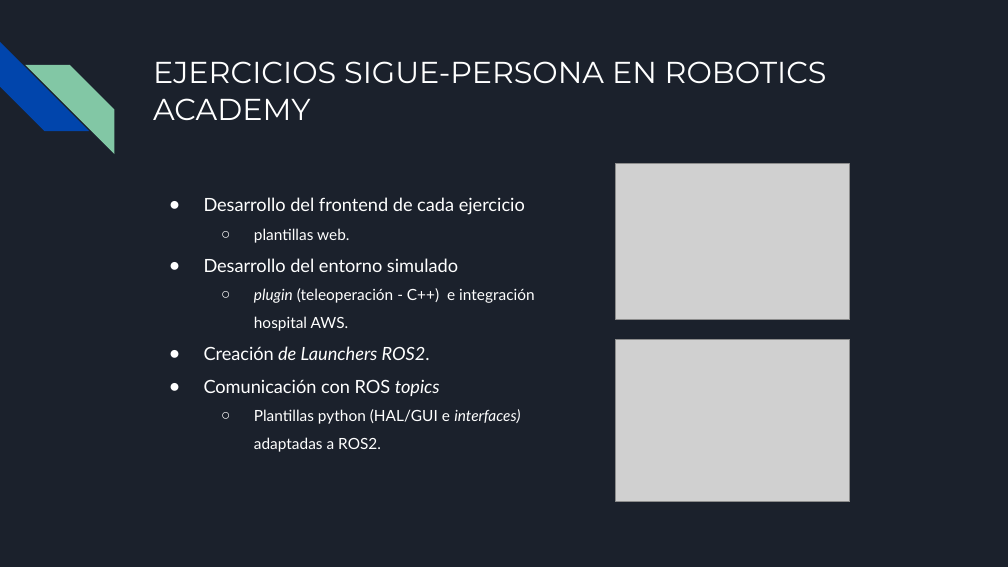
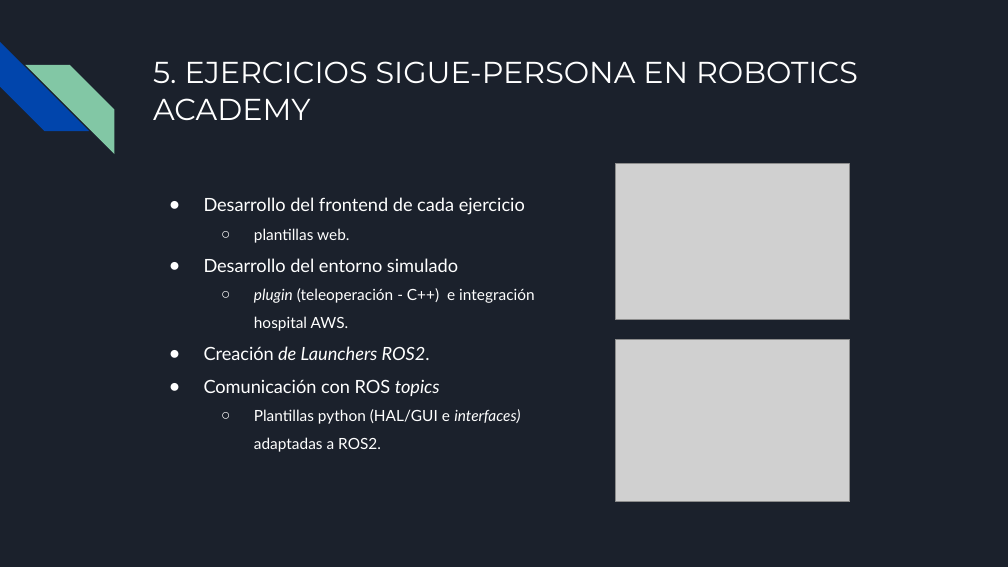
Before and after one commit to RoboticsLabURJC/2021-tfg-carlos-caminero, a slide deck: slide 9 of presentacion/presentacion.pptx. Drawn at 1008x567 pixels with LibreOffice and Linux fonts; fonts in the diff are those of the drawing; grey boxes stand for pictures. Boxes give left, top, right and bottom in pixels: in the first picture for what was removed or moved away, otherwise in the second. Text is boxed around its words. In the diff, an @@ line names an element or a change of style, - is before the commit and + after.

```diff
--- a/presentacion/presentacion.pptx
+++ b/presentacion/presentacion.pptx
@@ title at <box>153,61,858,120</box>: text changed @@
-EJERCICIOS SIGUE-PERSONA EN ROBOTICS ACADEMY
+5. EJERCICIOS SIGUE-PERSONA EN ROBOTICS ACADEMY
```
Also in this commit, not shown: 18 other slides changed, 1 other file.
